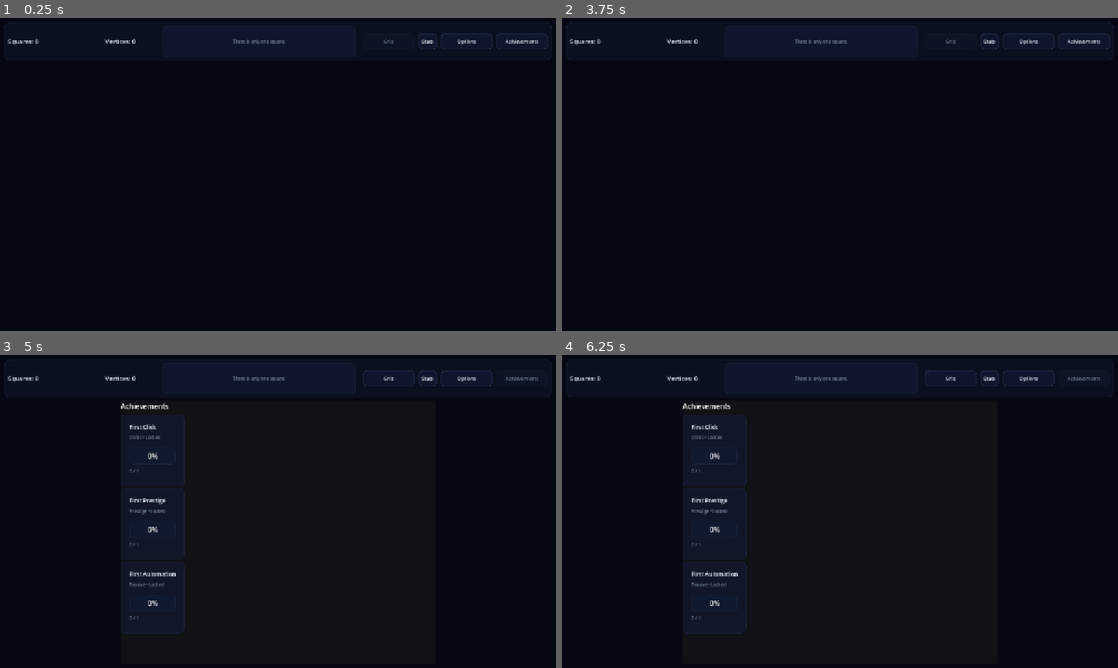
Above: before the commit, frames 1-4 (two rows, left to right).
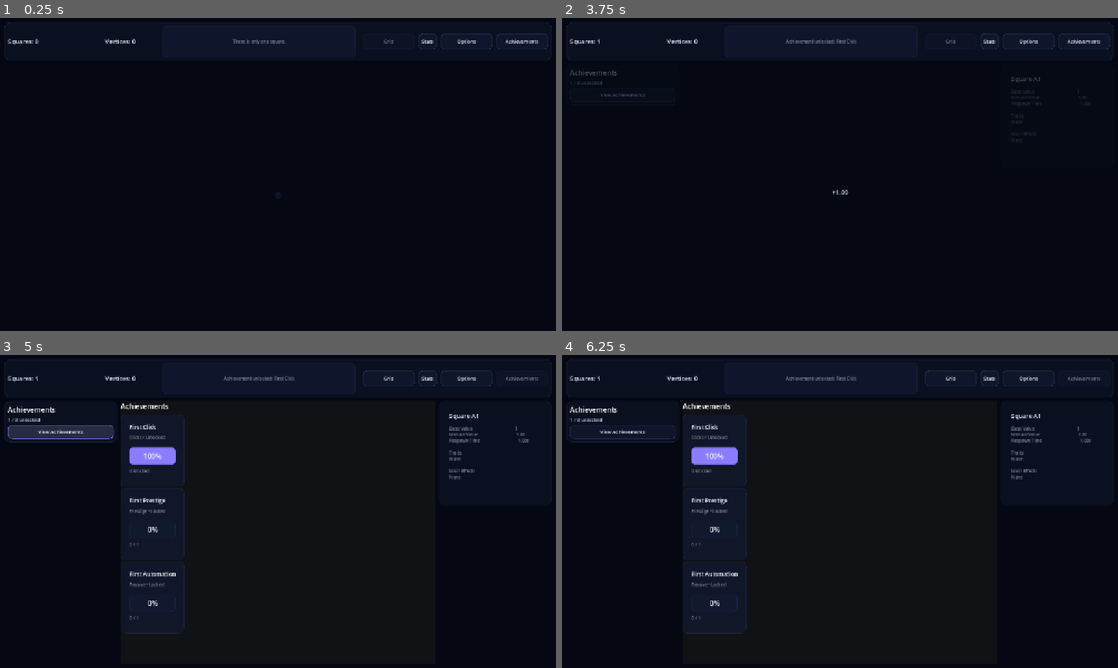
Above: after the commit, the same moments.

Repository: franciscoCapa27/Squared_2
Game: Godot game, scene res://scenes/main/Main.tscn
The game is run twice, just before and just after one commit, with the same random seed, the same clock (stepped at 60 frames per second) and the same inputs.
Inputs (mouse positions are in pixels of both pictures, inside the frame that each line leads up to):
- Up to frame 1 (0.25 s): no input
- Up to frame 2 (3.75 s): click "Stats" at 0.5 s; click "Grid" at 1.25 s; click "Achievements" at 2 s; click "Grid" at 2.75 s; click (840, 196) at 3.52 s
- Up to frame 3 (5 s): click "Achievements" (after the commit: "View Achievements") at 4.25 s
- Up to frame 4 (6.25 s): click "Stats" at 5 s; click "Achievements" at 5.75 s

The runs differ from the first frame. In frame 1, less than 0.1% of the frame differs, in the area x 49-51%, y 55-58%; in frame 2, 0.4%; in frame 3, 2.1%, in the area x 0-99%, y 6-48%; in frame 4, 2.1%.
Error before the commit: Parse Error: Too many arguments for "get()" call. Expected at most 1 but received 2. (res://scripts/autoload/game_state.gd:245)

Commit message:
bugfix manual

Diff:
--- a/squared-2/scenes/squares/SquareButton.tscn
+++ b/squared-2/scenes/squares/SquareButton.tscn
@@ -7,6 +7,4 @@
 offset_bottom = 8.0
 size_flags_horizontal = 4
 size_flags_vertical = 4
-tooltip_text = ""
-text = ""
 script = ExtResource("1_3cowg")
--- a/squared-2/scripts/autoload/game_state.gd
+++ b/squared-2/scripts/autoload/game_state.gd
@@ -242,7 +242,8 @@
 
 	target_square.add_trait(trait_instance)
 
-	var rarity_display: String = trait_definition.get("rarity", "").capitalize()
+	var rarity_value: int = trait_definition.get("rarity")
+	var rarity_display: String = trait_definition.Rarity.keys()[rarity_value] # Converts 0 to "COMMON"
 	var family_display: String = trait_definition.display_name
 	var roman_stack: String = trait_instance.get_display_name()
 	var square_title: String = target_square.display_name
